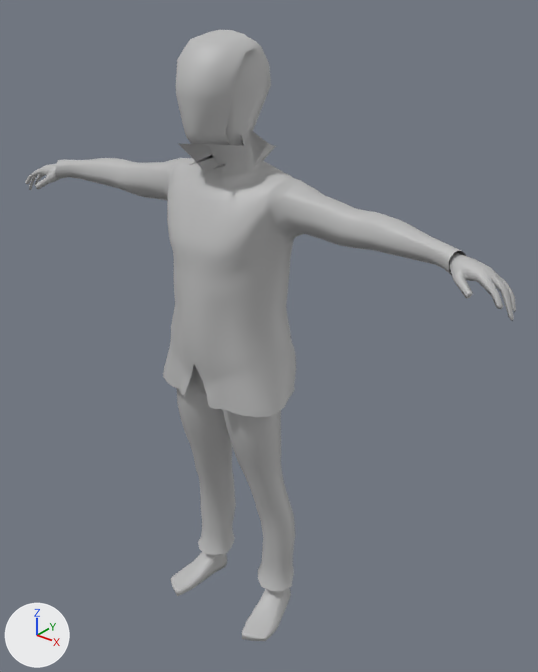
Before and after pictures for a commit that changed the FBX model Data/Models/Enemy/Melee.fbx.
Both versions are drawn from a camera (50 mm lens) standing at (1.359, -1.522, 2.012) and looking at (0.078, 0.08, 1.019). Arrows for +X, +Y and +Z are at lower left; the lights stay in place. Where no turn or scale is listed for an object, it has been applied to the vertices.

In view in the first picture: 'human'.
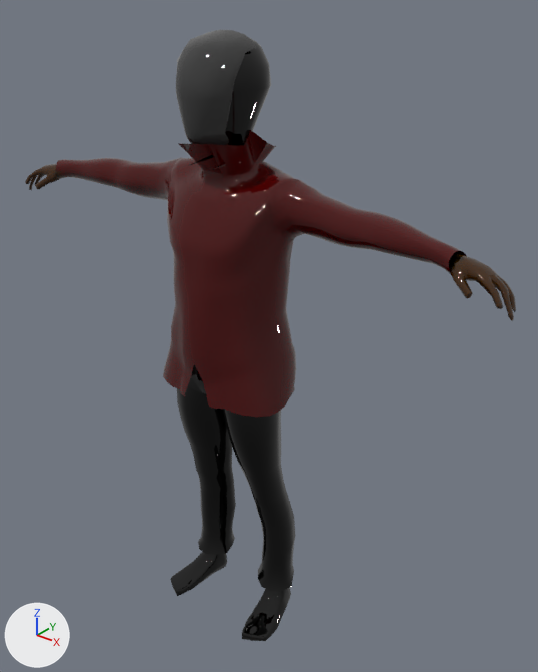
The edits, one by one:
Picture 'lambert1_Base_color.png' (img_lambert1_base_color_png) is new.
Material 'blinn1' (mat_blinn1) is new.
Its texture is img_lambert1_base_color_png.
Its roughness is 0.0.
me_mesh has 2857 vertices, 5401 faces and spans x -0.85..0.86, y -0.21..0.15, z 0.0..1.89.
me_mesh no longer uses material mat_lambert1 (grey #bcbcbc).
me_mesh now uses material mat_blinn1 (picture img_lambert1_base_color_png).

Changed parts and their boxes [x1, y1, x2, y2] in the pictures (538 x 672 px):
'human', recoloured
    both: [25, 30, 516, 641]
